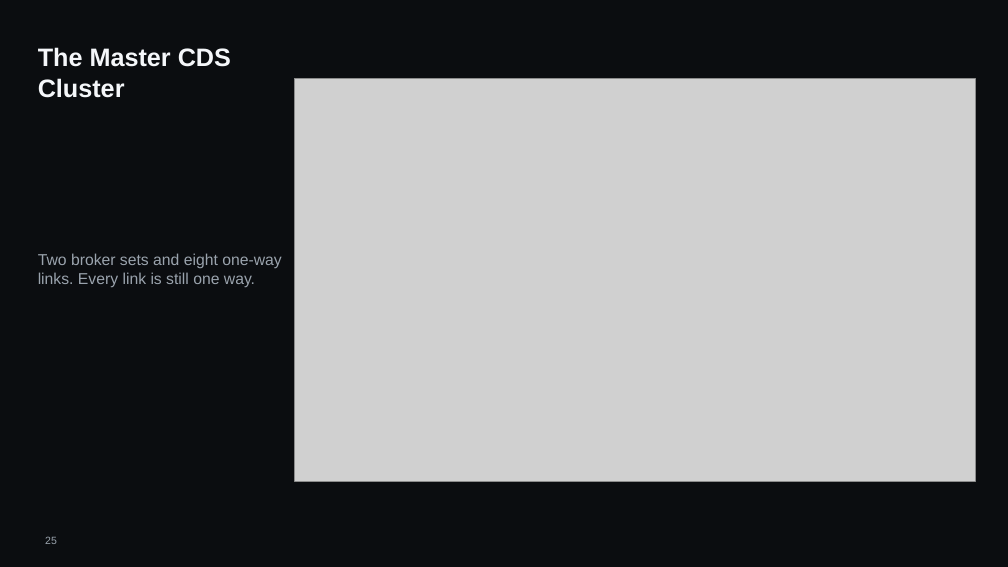
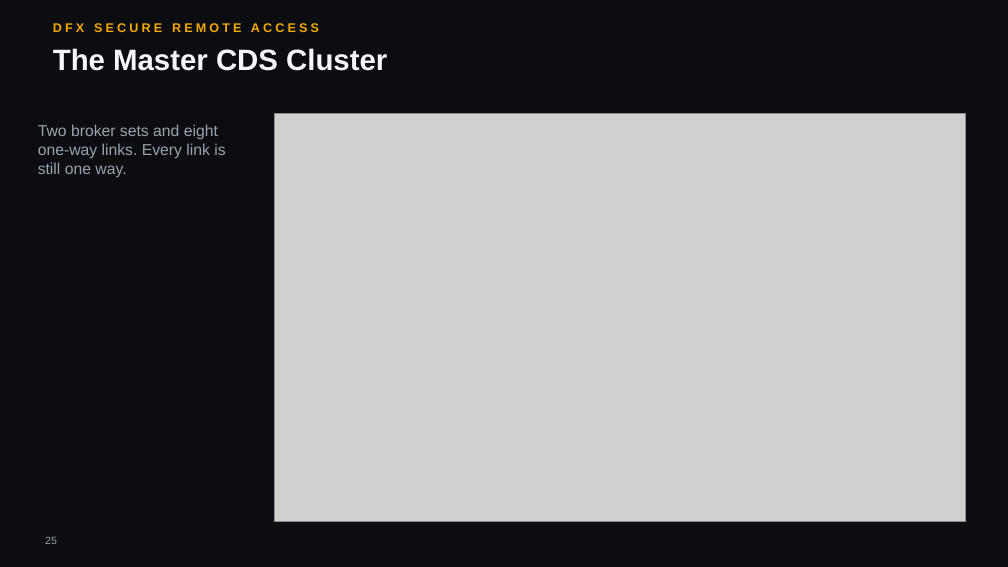
Before and after one commit to hybridus/DFX_Marketing, a slide deck: slide 25 of Projects/03_Presales_Master_Deck/pilot/DFX_Master_deck.pptx. Drawn at 1008x567 pixels with LibreOffice and Linux fonts; fonts in the diff are those of the drawing; grey boxes stand for pictures; background and template pictures are left out. Boxes give left, top, right and bottom in pixels: in the first picture for what was removed or moved away, otherwise in the second. Text is boxed around its words. In the diff, an @@ line names an element or a change of style, - is before the commit and + after.

```diff
--- a/Projects/03_Presales_Master_Deck/pilot/DFX_Master_deck.pptx
+++ b/Projects/03_Presales_Master_Deck/pilot/DFX_Master_deck.pptx
@@ text added at (53,23,319,32), 12 pt, text #F5A800, bold @@
+DFX SECURE REMOTE ACCESS
@@ text "The Master CDS Cluster": place and size @@
-text "The Master CDS Cluster" at (38,47,231,98)
+text "The Master CDS Cluster" at (53,48,387,71)
@@ text "The Master CDS Cluster" at (53,48,387,71): size 24 to 28 pt @@
@@ picture: place and size @@
-picture at (295,79,975,481)
+picture at (275,113,966,522)
@@ text "Two broker sets and eight ..." rewrapped from (38,253,281,287) to (38,124,225,177) @@
```
Also in this commit, not shown: 35 other slides changed, 1 slide added, 1 slide removed, 8 other files.
